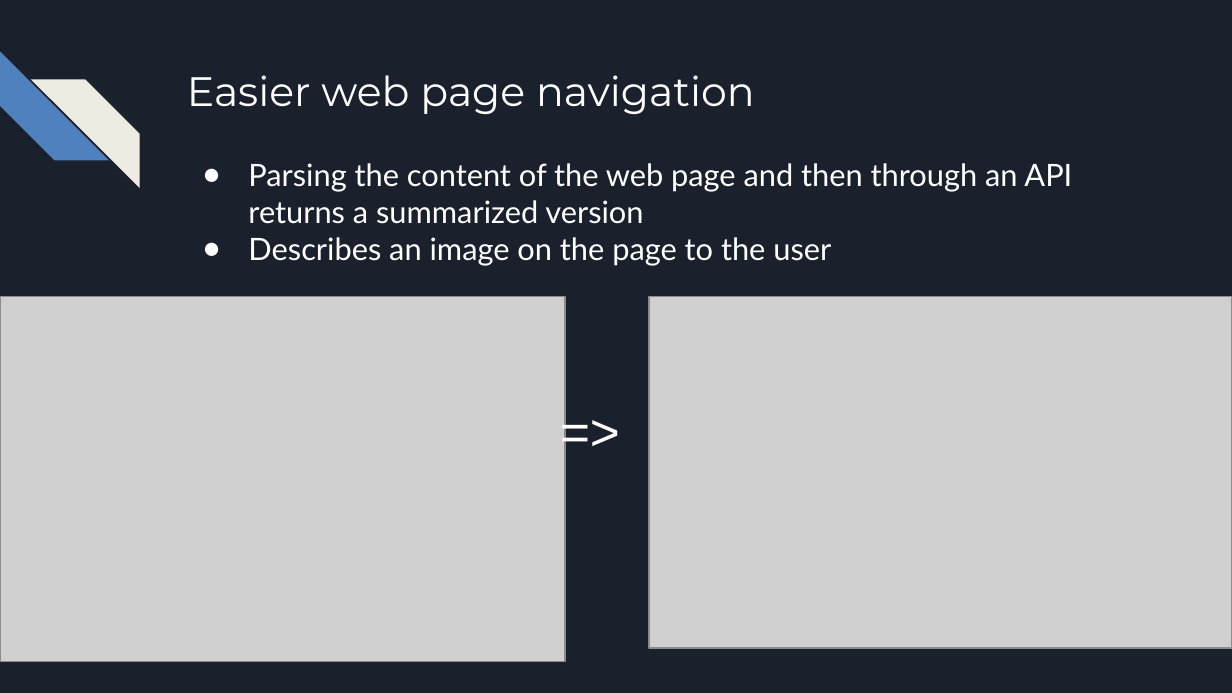
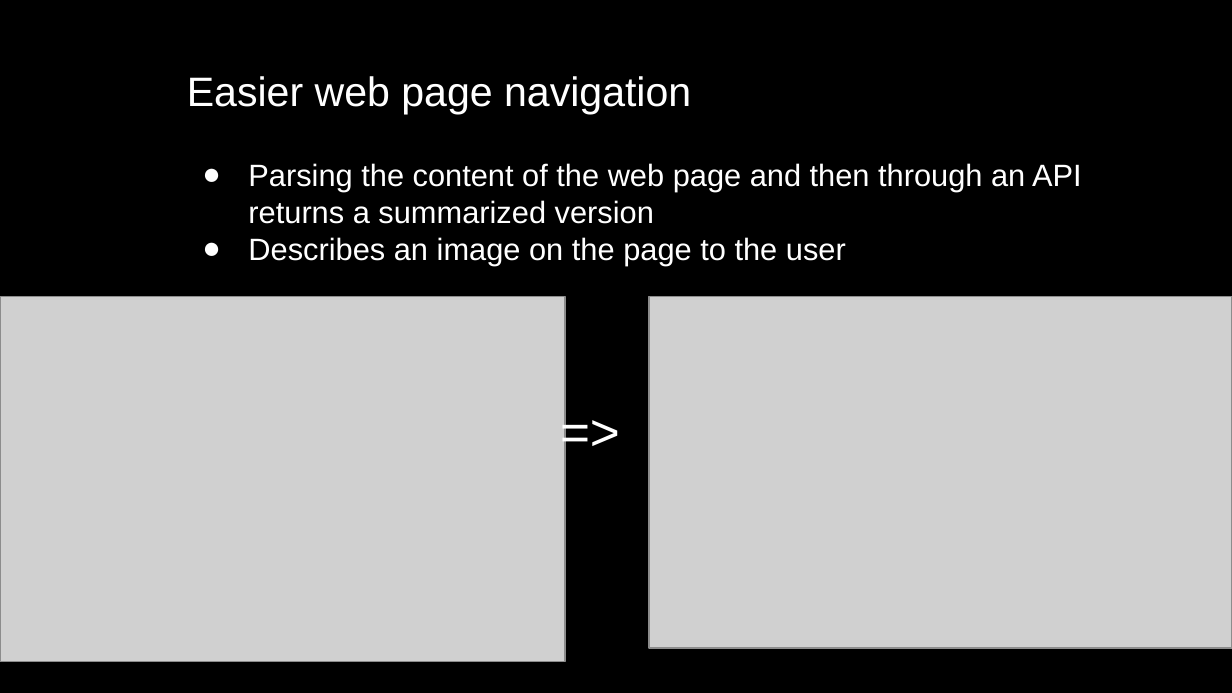
Before and after one commit to glasgow2017/team-8, a slide deck: slide 5 of presentation/Cyclops.pptx (slide 4 before the commit). Drawn at 1232x693 pixels with LibreOffice and Linux fonts; fonts in the diff are those of the drawing; grey boxes stand for pictures; background and template pictures are left out. Boxes give left, top, right and bottom in pixels: in the first picture for what was removed or moved away, otherwise in the second. Text is boxed around its words. In the diff, an @@ line names an element or a change of style, - is before the commit and + after.

```diff
--- a/presentation/Cyclops.pptx
+++ b/presentation/Cyclops.pptx
@@ background #1B212C to picture (left out) @@
@@ diag stripe removed at [0, 52, 108, 160] @@
@@ text "Easier web page navigation" at [187, 76, 691, 114]: font Montserrat to Arial @@
@@ diag stripe removed at [31, 79, 139, 187] @@
@@ text "Parsing the content of the ..." at [248, 163, 1082, 266]: font Lato to Arial @@
```
Also in this commit, not shown: 4 other slides changed, 4 slides added, 3 slides removed.
